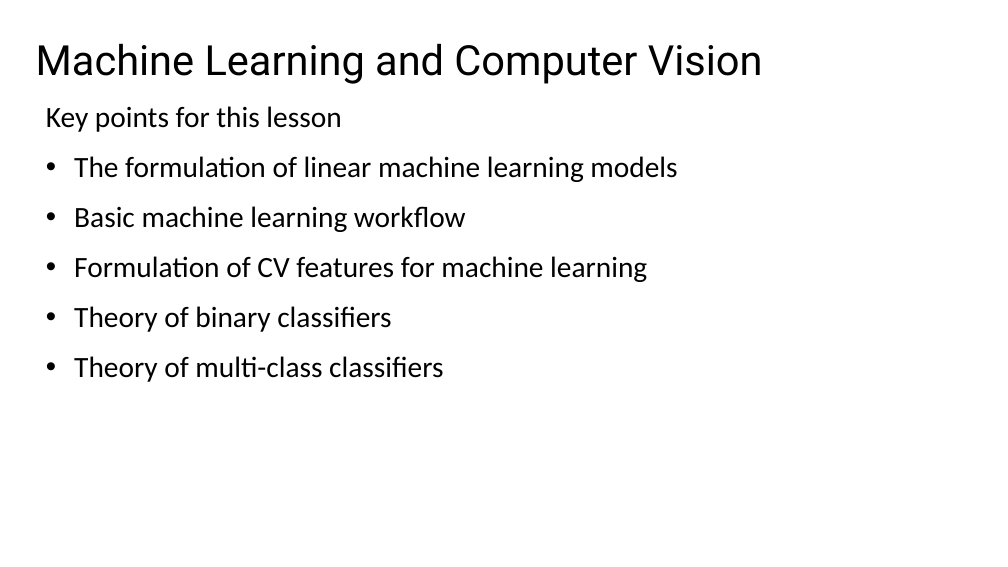
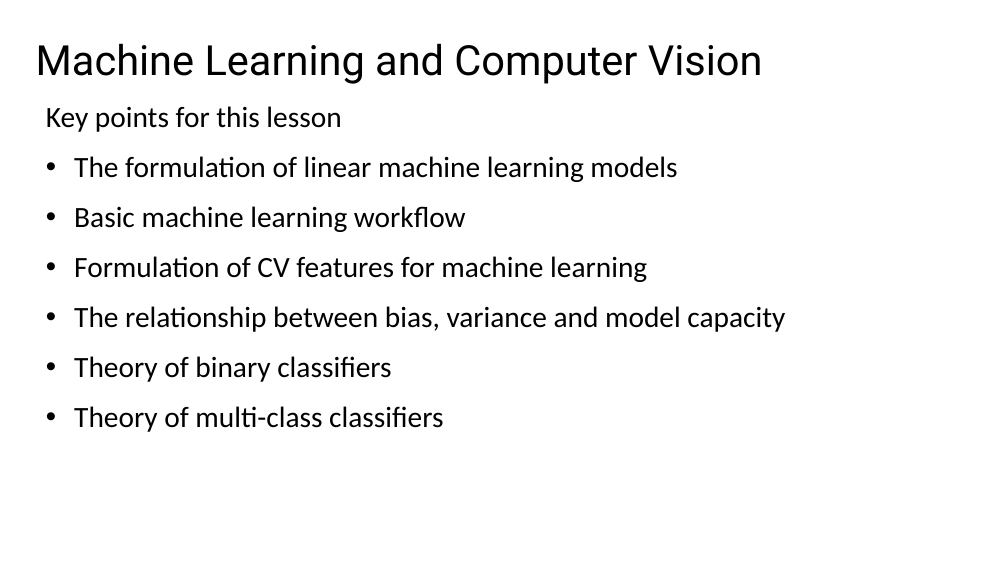
Before and after one commit to StephenElston/CSCI-E25, a slide deck: slide 4 of Slides/4_MachineLearningForCV.pptx (slide 3 before the commit). Drawn at 1008x567 pixels with LibreOffice and Linux fonts; fonts in the diff are those of the drawing. Boxes give left, top, right and bottom in pixels: in the first picture for what was removed or moved away, otherwise in the second. Text is boxed around its words. In the diff, an @@ line names an element or a change of style, - is before the commit and + after.

Commit message:
Updated and added slides

```diff
--- a/Slides/4_MachineLearningForCV.pptx
+++ b/Slides/4_MachineLearningForCV.pptx
@@ text at box(74, 306, 785, 332): paragraph added @@
+• The relationship between bias, variance and model capacity
```
Also in this commit, not shown: 2 other slides changed, 11 slides added.
